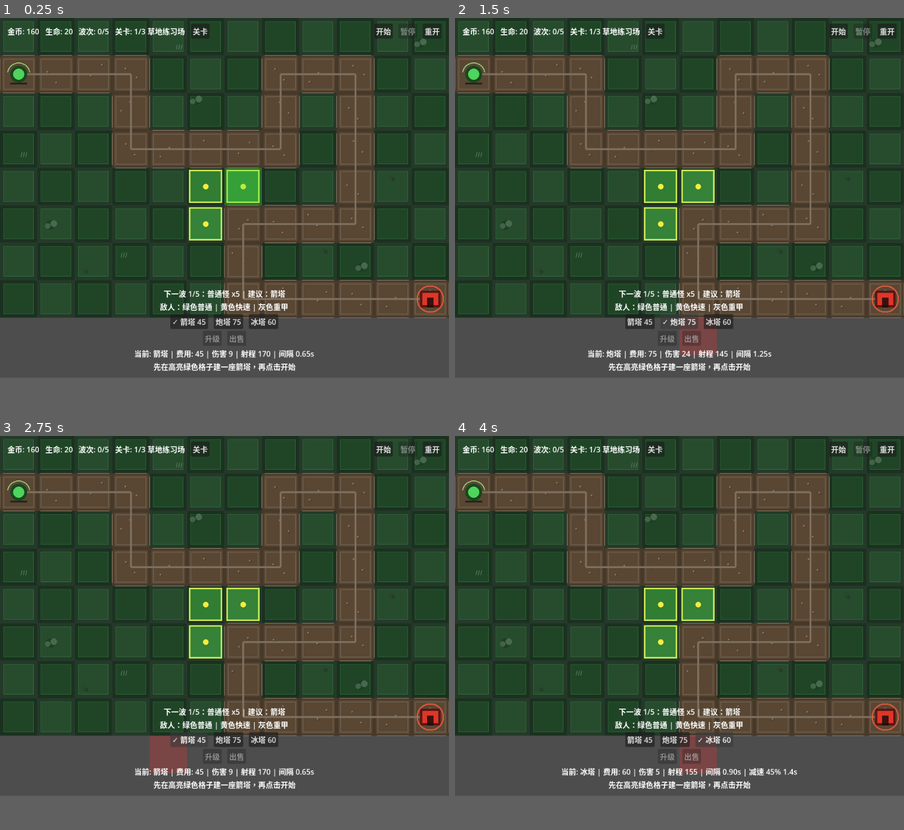
Above: before the commit, frames 1-4 (two rows, left to right).
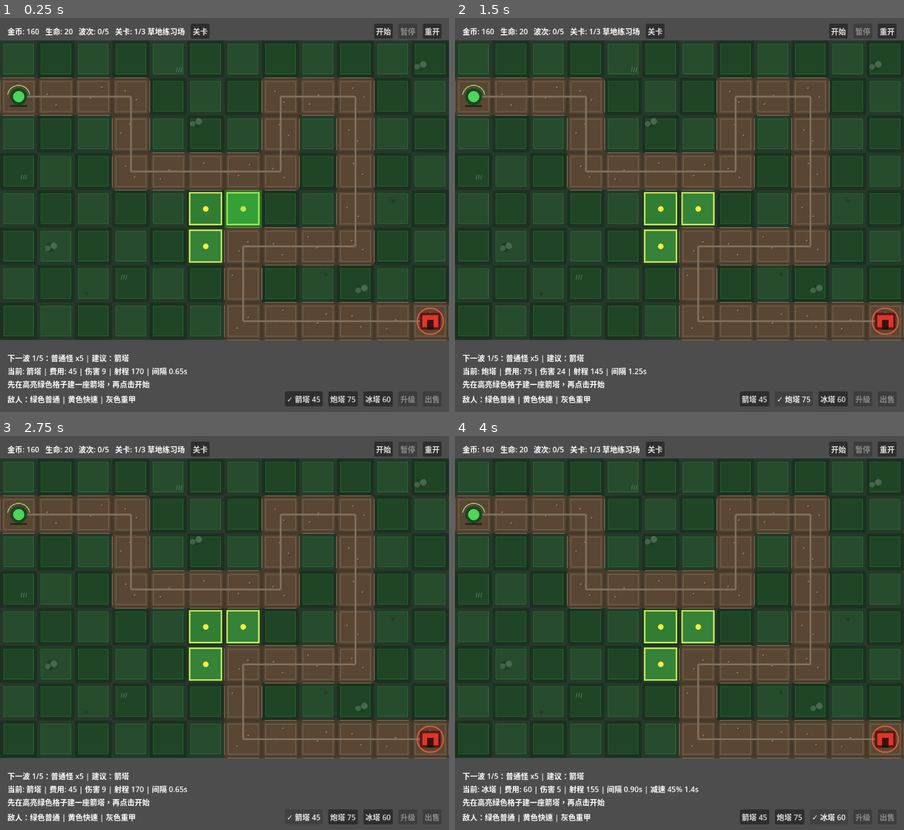
Above: after the commit, the same moments.

Repository: liang04/TowerDefense
Game: Godot game, scene res://scenes/main.tscn
Same seed, same stepped clock (60 frames per second), same inputs: the game is played once before the commit and once after it.
Inputs:
- Up to frame 1 (0.25 s): no input
- Up to frame 2 (1.5 s): click "✓ 箭塔 45" at 0.5 s; click "炮塔 75" at 1.25 s
- Up to frame 3 (2.75 s): click "箭塔 45" at 2 s
- Up to frame 4 (4 s): click "冰塔 60" at 2.75 s; click "✓ 冰塔 60" at 3.5 s
In our replay, the window is 799x640 before the commit and 799x701 after it. These sizes can differ from the game's own. Grey fills any space a smaller window leaves; there, only what the larger window draws over its background counts as a difference.

The runs differ from the first frame. In frame 1, 34% of the frame differs, in the area x 0-100%, y 0-99%; in frame 2, 34%; in frame 3, 34%; in frame 4, 34%.

Commit message:
fix: 修复界面与地图重叠并精简底部布局
- 地图整体下移 48px（MAP_OFFSET_Y），避免与顶部信息栏重叠；
  坐标偏移集中在 GameManager 的 grid_to_pixel/pixel_to_grid/path_points，
  _draw 用 draw_set_transform 统一下移，并修正路径连线/起终点/教程高亮的二次偏移。
- 底部信息由 6 行压缩为 4 行：波次预告、塔信息、消息各占一行，
  敌人图例与塔/升级/出售按钮合并到同一行，充分利用横向宽度。
- 鼠标移到顶部/底部 UI 区域时不再显示红色放置提示（_draw_hover 增加网格边界判定）。
- 窗口高度随布局调整为 960x842，使顶部、地图、底部互不重叠。

Diff:
--- a/project.godot
+++ b/project.godot
@@ -25,7 +25,7 @@
 [display]
 
 window/size/viewport_width=960
-window/size/viewport_height=768
+window/size/viewport_height=842
 
 [rendering]
 
--- a/scenes/main.tscn
+++ b/scenes/main.tscn
@@ -97,54 +97,47 @@
 
 [node name="WavePreviewLabel" type="Label" parent="HUD/MarginContainer/VBoxContainer"]
 layout_mode = 2
-horizontal_alignment = 1
 text = "下一波 1/5：普通怪 x5 | 建议：箭塔"
 
-[node name="EnemyLegendLabel" type="Label" parent="HUD/MarginContainer/VBoxContainer"]
-layout_mode = 2
-horizontal_alignment = 1
+[node name="InfoLabel" type="Label" parent="HUD/MarginContainer/VBoxContainer"]
+layout_mode = 2
+text = "当前: 箭塔 | 费用: 45 | 均衡、便宜、射速快"
+
+[node name="MessageLabel" type="Label" parent="HUD/MarginContainer/VBoxContainer"]
+layout_mode = 2
+
+[node name="BottomBar" type="HBoxContainer" parent="HUD/MarginContainer/VBoxContainer"]
+layout_mode = 2
+theme_override_constants/separation = 12
+
+[node name="EnemyLegendLabel" type="Label" parent="HUD/MarginContainer/VBoxContainer/BottomBar"]
+layout_mode = 2
+size_flags_horizontal = 3
+size_flags_vertical = 1
 text = "敌人：绿色普通 | 黄色快速 | 灰色重甲"
-
-[node name="TowerBar" type="HBoxContainer" parent="HUD/MarginContainer/VBoxContainer"]
-layout_mode = 2
-theme_override_constants/separation = 12
-alignment = 1
-
-[node name="ArrowTowerButton" type="Button" parent="HUD/MarginContainer/VBoxContainer/TowerBar"]
+vertical_alignment = 1
+
+[node name="ArrowTowerButton" type="Button" parent="HUD/MarginContainer/VBoxContainer/BottomBar"]
 layout_mode = 2
 text = "箭塔 45"
 
-[node name="CannonTowerButton" type="Button" parent="HUD/MarginContainer/VBoxContainer/TowerBar"]
+[node name="CannonTowerButton" type="Button" parent="HUD/MarginContainer/VBoxContainer/BottomBar"]
 layout_mode = 2
 text = "炮塔 75"
 
-[node name="FrostTowerButton" type="Button" parent="HUD/MarginContainer/VBoxContainer/TowerBar"]
+[node name="FrostTowerButton" type="Button" parent="HUD/MarginContainer/VBoxContainer/BottomBar"]
 layout_mode = 2
 text = "冰塔 60"
 
-[node name="ActionBar" type="HBoxContainer" parent="HUD/MarginContainer/VBoxContainer"]
-layout_mode = 2
-theme_override_constants/separation = 12
-alignment = 1
-
-[node name="UpgradeButton" type="Button" parent="HUD/MarginContainer/VBoxContainer/ActionBar"]
+[node name="UpgradeButton" type="Button" parent="HUD/MarginContainer/VBoxContainer/BottomBar"]
 layout_mode = 2
 disabled = true
 text = "升级"
 
-[node name="SellButton" type="Button" parent="HUD/MarginContainer/VBoxContainer/ActionBar"]
+[node name="SellButton" type="Button" parent="HUD/MarginContainer/VBoxContainer/BottomBar"]
 layout_mode = 2
 disabled = true
 text = "出售"
-
-[node name="InfoLabel" type="Label" parent="HUD/MarginContainer/VBoxContainer"]
-layout_mode = 2
-horizontal_alignment = 1
-text = "当前: 箭塔 | 费用: 45 | 均衡、便宜、射速快"
-
-[node name="MessageLabel" type="Label" parent="HUD/MarginContainer/VBoxContainer"]
-layout_mode = 2
-horizontal_alignment = 1
 
 [node name="Overlay" type="Control" parent="HUD"]
 visible = false
--- a/scripts/game_manager.gd
+++ b/scripts/game_manager.gd
@@ -21,6 +21,7 @@
 const CELL_SIZE := 80       # 网格单元像素大小
 const GRID_COLS := 12       # 地图列数（宽）
 const GRID_ROWS := 8        # 地图行数（高）
+const MAP_OFFSET_Y := 48    # 地图整体下移的像素，给顶部信息栏留出空间
 
 const ENEMY_TYPE_NAMES := {
 	"grunt": "普通怪",
@@ -115,7 +116,7 @@
 	for cell in path_grid:
 		path_points.append(Vector2(
 			cell.x * CELL_SIZE + CELL_SIZE * 0.5,
-			cell.y * CELL_SIZE + CELL_SIZE * 0.5
+			cell.y * CELL_SIZE + CELL_SIZE * 0.5 + MAP_OFFSET_Y
 		))
 
 func _apply_level_settings() -> void:
@@ -215,11 +216,12 @@
 ## 网格坐标转像素坐标（格子中心）
 func grid_to_pixel(grid_col: int, grid_row: int) -> Vector2:
 	return Vector2(grid_col * CELL_SIZE + CELL_SIZE * 0.5,
-				   grid_row * CELL_SIZE + CELL_SIZE * 0.5)
+				   grid_row * CELL_SIZE + CELL_SIZE * 0.5 + MAP_OFFSET_Y)
 
 ## 像素坐标转网格坐标
 func pixel_to_grid(pixel_pos: Vector2) -> Vector2i:
-	return Vector2i(int(pixel_pos.x / CELL_SIZE), int(pixel_pos.y / CELL_SIZE))
+	return Vector2i(int(floor(pixel_pos.x / CELL_SIZE)),
+				   int(floor((pixel_pos.y - MAP_OFFSET_Y) / CELL_SIZE)))
 
 ## 击杀奖励
 func add_gold(amount: int) -> void:
--- a/scripts/hud.gd
+++ b/scripts/hud.gd
@@ -14,7 +14,7 @@
 @onready var wave_label: Label = $MarginContainer/VBoxContainer/TopBar/WaveLabel
 @onready var level_label: Label = $MarginContainer/VBoxContainer/TopBar/LevelLabel
 @onready var wave_preview_label: Label = $MarginContainer/VBoxContainer/WavePreviewLabel
-@onready var enemy_legend_label: Label = $MarginContainer/VBoxContainer/EnemyLegendLabel
+@onready var enemy_legend_label: Label = $MarginContainer/VBoxContainer/BottomBar/EnemyLegendLabel
 @onready var info_label: Label = $MarginContainer/VBoxContainer/InfoLabel
 @onready var message_label: Label = $MarginContainer/VBoxContainer/MessageLabel
 @onready var overlay: Control = $Overlay
@@ -39,11 +39,11 @@
 @onready var level_select_description: Label = $Overlay/LevelSelectPanel/LevelSelectBox/LevelSelectDescription
 @onready var next_level_button: Button = $Overlay/ResultPanel/ResultBox/NextLevelButton
 @onready var restart_result_button: Button = $Overlay/ResultPanel/ResultBox/RestartResultButton
-@onready var arrow_tower_button: Button = $MarginContainer/VBoxContainer/TowerBar/ArrowTowerButton
-@onready var cannon_tower_button: Button = $MarginContainer/VBoxContainer/TowerBar/CannonTowerButton
-@onready var frost_tower_button: Button = $MarginContainer/VBoxContainer/TowerBar/FrostTowerButton
-@onready var upgrade_button: Button = $MarginContainer/VBoxContainer/ActionBar/UpgradeButton
-@onready var sell_button: Button = $MarginContainer/VBoxContainer/ActionBar/SellButton
+@onready var arrow_tower_button: Button = $MarginContainer/VBoxContainer/BottomBar/ArrowTowerButton
+@onready var cannon_tower_button: Button = $MarginContainer/VBoxContainer/BottomBar/CannonTowerButton
+@onready var frost_tower_button: Button = $MarginContainer/VBoxContainer/BottomBar/FrostTowerButton
+@onready var upgrade_button: Button = $MarginContainer/VBoxContainer/BottomBar/UpgradeButton
+@onready var sell_button: Button = $MarginContainer/VBoxContainer/BottomBar/SellButton
 
 var _pending_level_index: int = 0
 var _tower_buttons: Dictionary = {}
--- a/scripts/main.gd
+++ b/scripts/main.gd
@@ -253,6 +253,8 @@
 ## ---- 地图绘制 ----
 
 func _draw() -> void:
+	# 地图整体下移，避免与顶部信息栏重叠（塔/敌人/路径点已在 GameManager 中带上同样偏移）
+	draw_set_transform(Vector2(0, GameManager.MAP_OFFSET_Y))
 	_draw_background()
 	_draw_buildable_cells()
 	_draw_tutorial_recommendations()
@@ -335,7 +337,11 @@
 		if not GameManager.can_place_tower(cell.x, cell.y):
 			continue
 
-		var center := GameManager.grid_to_pixel(cell.x, cell.y)
+		# 这里在 _draw 的偏移变换内绘制，使用网格原始坐标即可（不能再叠加 grid_to_pixel 的偏移）
+		var center := Vector2(
+			cell.x * GameManager.CELL_SIZE + GameManager.CELL_SIZE * 0.5,
+			cell.y * GameManager.CELL_SIZE + GameManager.CELL_SIZE * 0.5
+		)
 		var rect := Rect2(
 			cell.x * GameManager.CELL_SIZE + 6,
 			cell.y * GameManager.CELL_SIZE + 6,
@@ -373,13 +379,16 @@
 		_draw_path_cell_details(cell, path_color)
 
 	# 绘制路径点连线（辅助线）
+	# path_points 已带 MAP_OFFSET_Y，而 _draw 整体又施加了同样的偏移变换，
+	# 这里减去一次，避免连线和起终点标记被二次下移。
+	var offset := Vector2(0, GameManager.MAP_OFFSET_Y)
 	if GameManager.path_points.size() > 1:
 		for i in range(GameManager.path_points.size() - 1):
-			draw_line(GameManager.path_points[i], GameManager.path_points[i + 1],
+			draw_line(GameManager.path_points[i] - offset, GameManager.path_points[i + 1] - offset,
 					  path_color.lightened(0.22), 4.0)
 
-		var start_point := GameManager.path_points[0]
-		var end_point := GameManager.path_points[GameManager.path_points.size() - 1]
+		var start_point := GameManager.path_points[0] - offset
+		var end_point := GameManager.path_points[GameManager.path_points.size() - 1] - offset
 		_draw_start_marker(start_point)
 		_draw_goal_marker(end_point)
 
@@ -424,21 +433,21 @@
 	draw_arc(end_point, 28.0, 0.0, TAU, 32, Color(1.0, 0.38, 0.25, 0.75), 3.0)
 
 func _draw_hover() -> void:
-	# 鼠标悬停高亮
-	if _hover_cell.x < 0 or _hover_cell.y < 0:
-		return
-
-	var can_place := GameManager.can_place_tower(_hover_cell.x, _hover_cell.y)
-	var can_afford := GameManager.gold >= GameManager.get_tower_cost(GameManager.selected_tower_type)
-	var color := Color(0.2, 0.9, 0.2, 0.3) if can_place and can_afford else Color(0.9, 0.2, 0.2, 0.3)
-
-	var rect := Rect2(
-		_hover_cell.x * GameManager.CELL_SIZE,
-		_hover_cell.y * GameManager.CELL_SIZE,
-		GameManager.CELL_SIZE,
-		GameManager.CELL_SIZE
-	)
-	draw_rect(rect, color)
+	# 鼠标悬停高亮：仅在地图格子范围内显示，避免鼠标移到顶部/底部 UI 区域时出现红色提示框
+	var in_bounds := _hover_cell.x >= 0 and _hover_cell.y >= 0 \
+		and _hover_cell.x < GameManager.GRID_COLS and _hover_cell.y < GameManager.GRID_ROWS
+	if in_bounds:
+		var can_place := GameManager.can_place_tower(_hover_cell.x, _hover_cell.y)
+		var can_afford := GameManager.gold >= GameManager.get_tower_cost(GameManager.selected_tower_type)
+		var color := Color(0.2, 0.9, 0.2, 0.3) if can_place and can_afford else Color(0.9, 0.2, 0.2, 0.3)
+
+		var rect := Rect2(
+			_hover_cell.x * GameManager.CELL_SIZE,
+			_hover_cell.y * GameManager.CELL_SIZE,
+			GameManager.CELL_SIZE,
+			GameManager.CELL_SIZE
+		)
+		draw_rect(rect, color)
 
 	if _selected_cell.x >= 0:
 		var selected_rect := Rect2(
